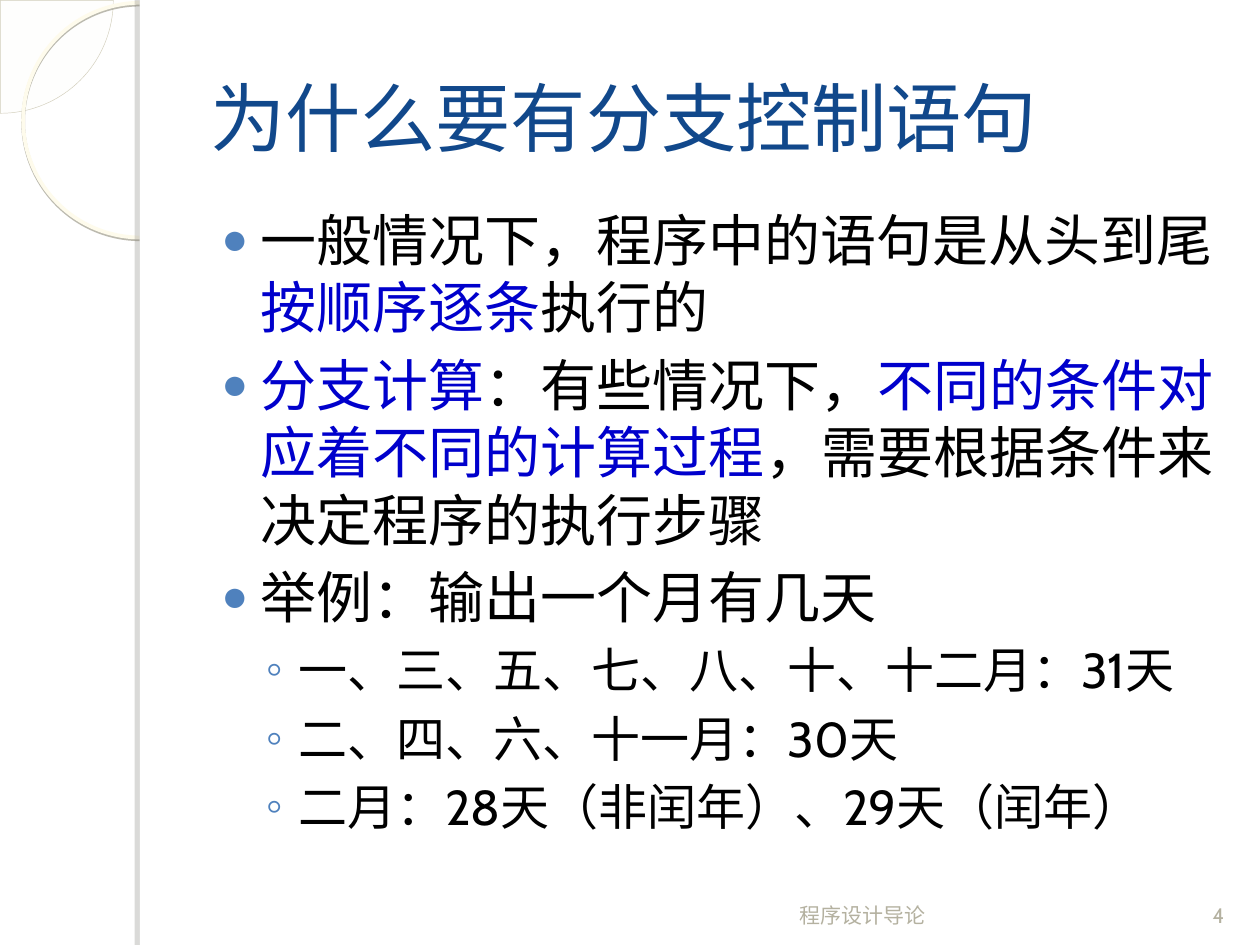
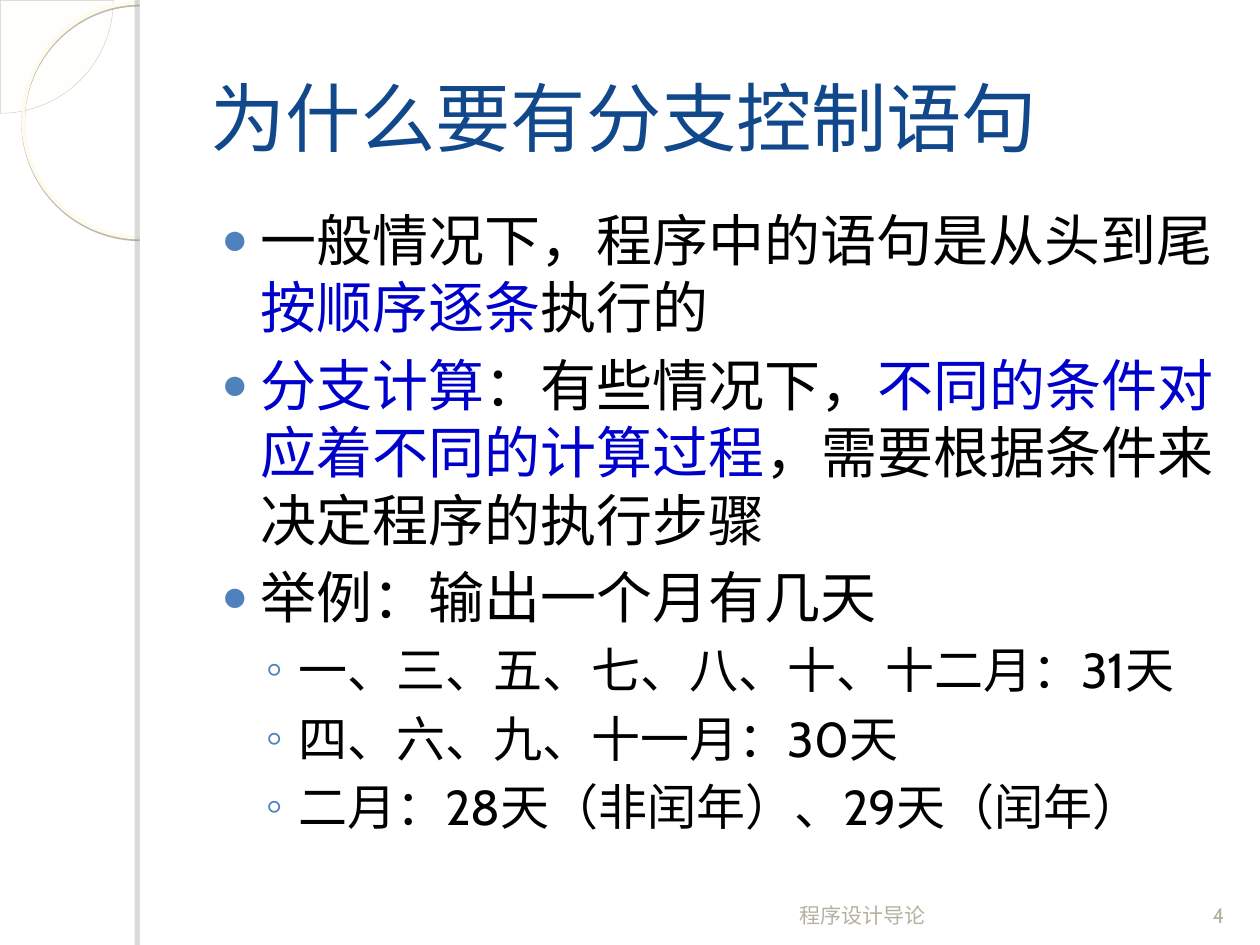
Before and after one commit to fanju1984/introduction-to-programming, a slide deck: slide 4 of introduction-to-programming/slides/2017/04-Control-Statement-2.ppt. Drawn at 1260x945 pixels with LibreOffice and Linux fonts; fonts in the diff are those of the drawing; background and template pictures are left out. Boxes give left, top, right and bottom in pixels: in the first picture for what was removed or moved away, otherwise in the second. Text is boxed around its words. In the diff, an @@ line names an element or a change of style, - is before the commit and + after.

Commit message:
revised session 04-02

```diff
--- a/introduction-to-programming/slides/2017/04-Control-Statement-2.ppt
+++ b/introduction-to-programming/slides/2017/04-Control-Statement-2.ppt
@@ text at (x1=298, y1=716, x2=898, y2=761): text changed @@
-  ◦ 二、四、六、十一月：30天
+  ◦ 四、六、九、十一月：30天
```
